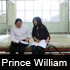
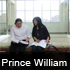
Layered file, before and after one edit (w=70, h=70). Changes by layer:
painted on "Layer 2" over [0, 52, 70, 55]
hid "head2" over [0, 0, 70, 70]
hid "head1" over [0, 0, 70, 70]
